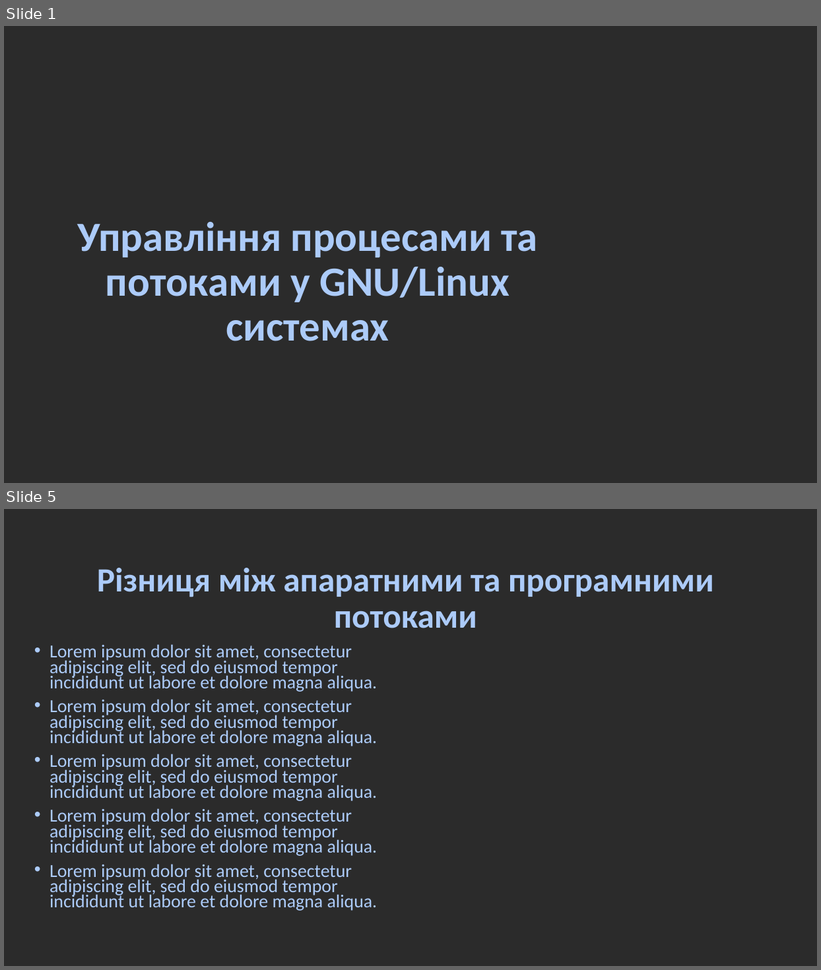
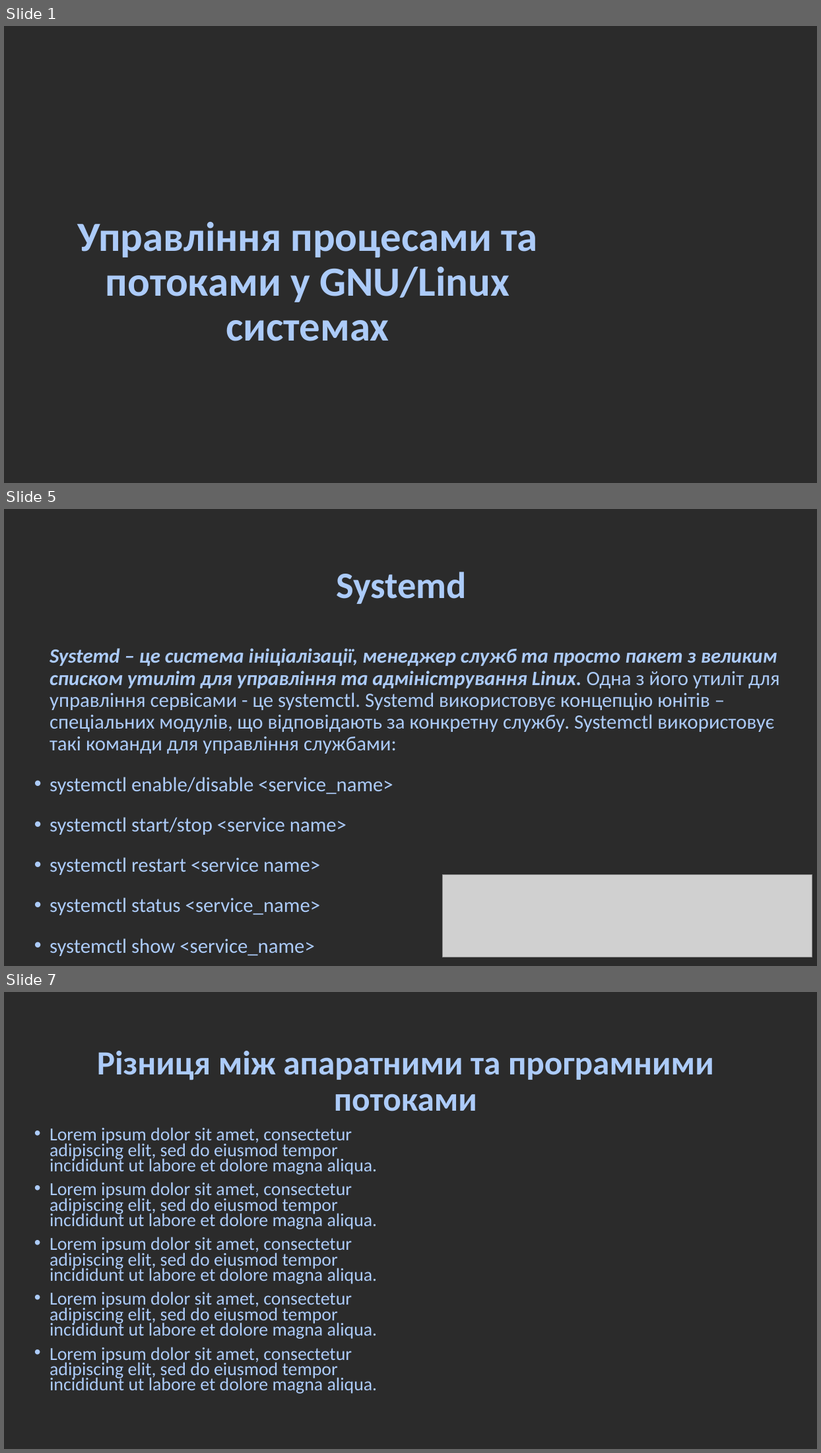
Before and after one commit to millennium02/SRS_L5, a slide deck: linux_ps&threads.odp. Shown one above the other, each under a label of ours: slides 1 and 5 before the commit, slides 1, 5 and 7 after it; the slides between them are not shown. The pictures are 821x970 and 821x1453 pixels, drawn with LibreOffice and Linux fonts; fonts in the diff are those of the drawing; grey boxes stand for pictures; background and template pictures are left out; a plain dark background stands for a picture behind light text. Boxes give left, top, right and bottom in pixels: in the first picture for what was removed or moved away, otherwise in the second. Text is boxed around its words. In the diff, an @@ line names an element or a change of style, - is before the commit and + after.

```diff
--- a/linux_ps&threads.odp
+++ b/linux_ps&threads.odp
@@ slide 5 added at [4,509,817,966], background picture (left out) @@
@@ title added at [336,572,467,604], 44 pt, text #ACCBF9, bold @@
+Systemd
@@ text added at [50,648,780,956], 24 pt, text #ACCBF9 @@
+Systemd – це система ініціалізації, менеджер служб та просто пакет з великим списком утиліт для управління та адміністрування Linux. Одна з його утиліт для управління сервісами - це systemctl. Systemd використовує концепцію юнітів – спеціальних модулів, що відповідають за конкретну службу. Systemctl використовує такі команди для управління службами:
+• systemctl enable/disable <service_name>
+• systemctl start/stop <service name>
+• systemctl restart <service name>
+• systemctl status <service_name>
+• systemctl show <service_name>
@@ picture added at [443,875,812,957] @@
@@ what was slide 5 is now slide 7 @@
```
Also in this commit, not shown: 4 slides changed, 1 other slide added, 2 other files.
